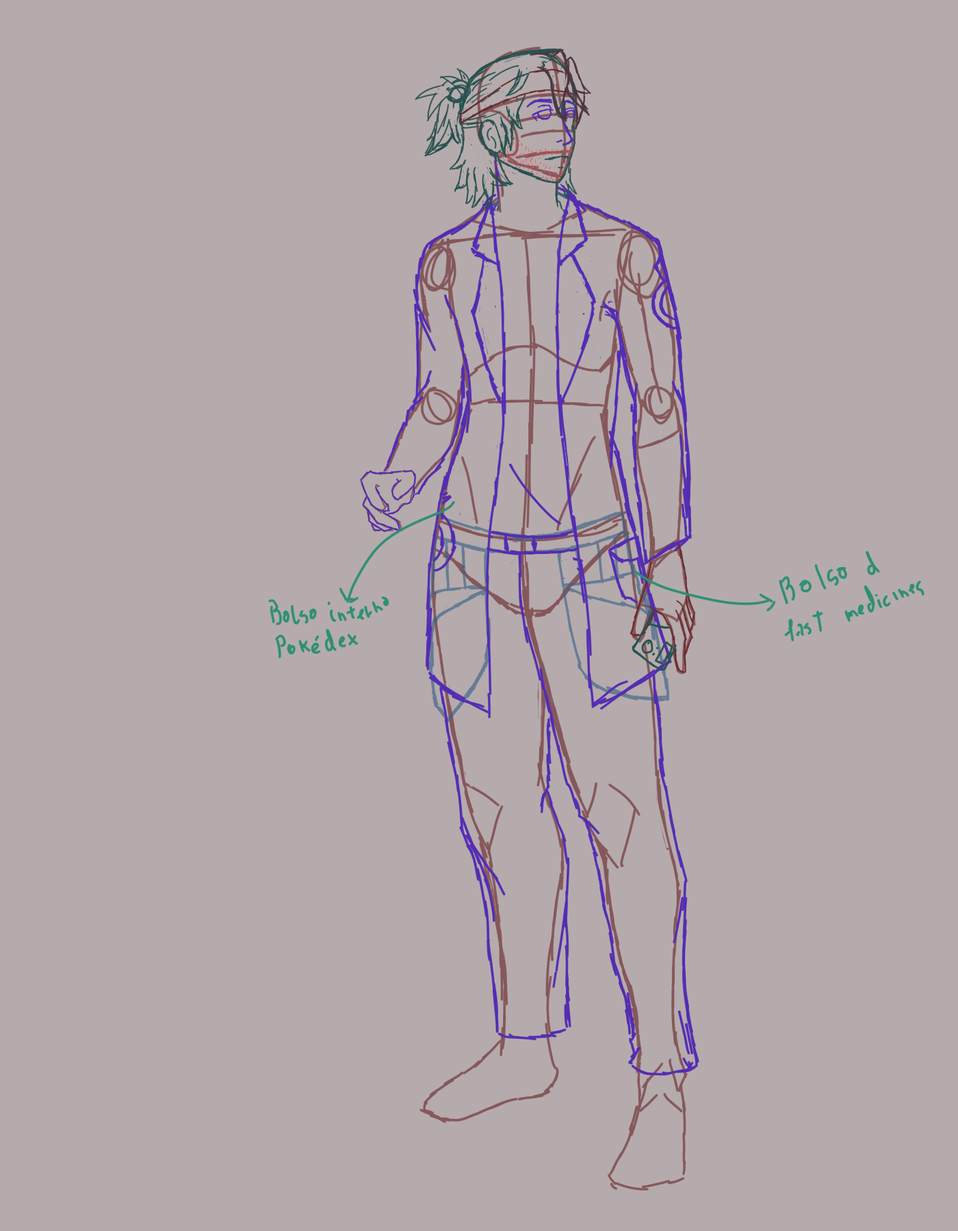
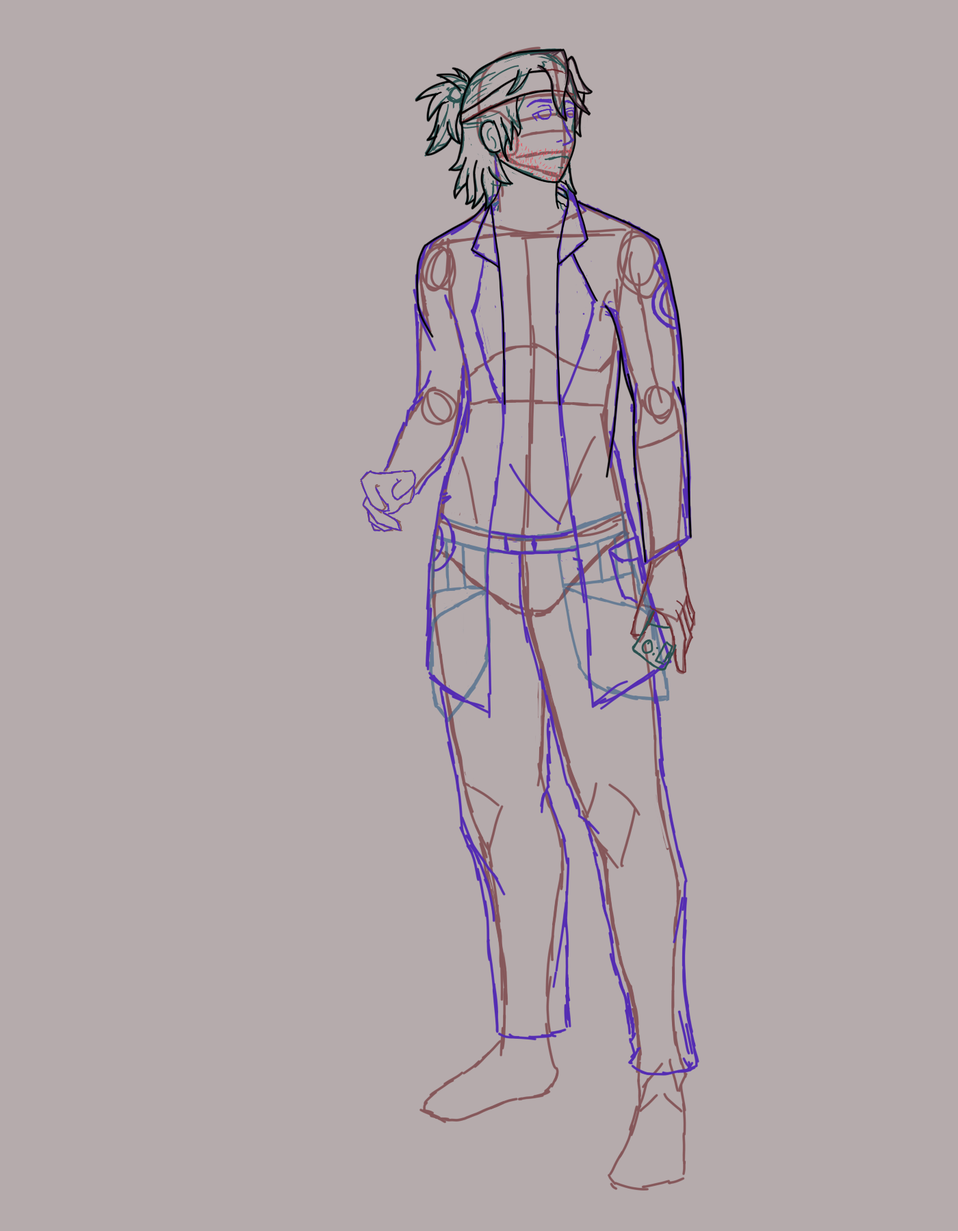
Layer changes from the first 958 × 1231 image to the second:
added group "Agrupar 17" with 2 layers above "Group 2" over [394, 48, 693, 564]
added layer "Pintar camada 19 Mescladas" in group "Agrupar 17" over [481, 48, 594, 176]
added layer "line" in group "Agrupar 17" over [394, 48, 693, 564]
hid "Paint Layer 4" over [268, 481, 925, 659]
